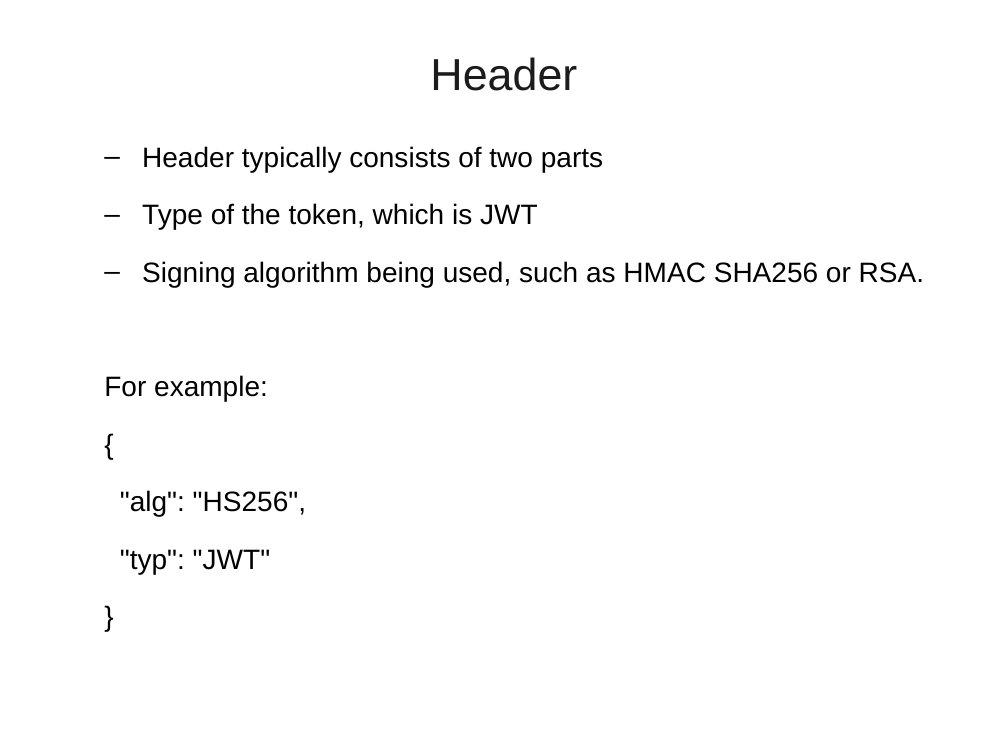
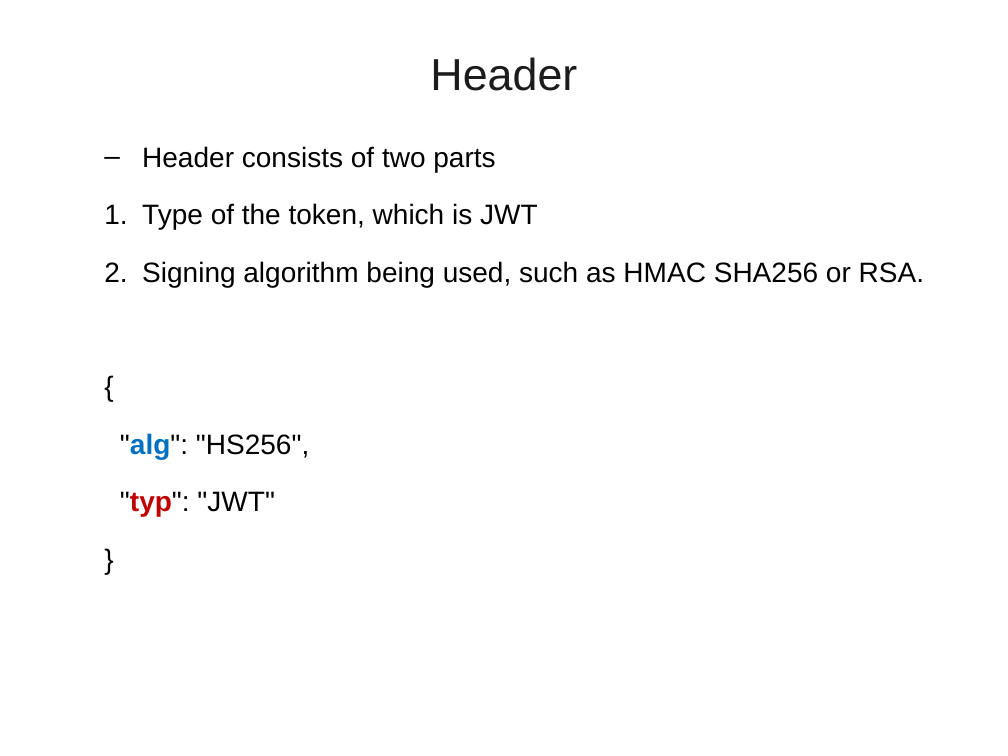
Before and after one commit to vatsanTraining/freshers_dec_2021, a slide deck: slide 21 of MicroService_Module_2.ppt (slide 30 before the commit). Drawn at 1008x756 pixels with LibreOffice and Linux fonts; fonts in the diff are those of the drawing; background and template pictures are left out. Boxes give left, top, right and bottom in pixels: in the first picture for what was removed or moved away, otherwise in the second. Text is boxed around its words. In the diff, an @@ line names an element or a change of style, - is before the commit and + after.

```diff
--- a/MicroService_Module_2.ppt
+++ b/MicroService_Module_2.ppt
@@ text at (142,146,495,172): text changed @@
-  – Header typically consists of two parts
+  – Header consists of two parts
@@ text at (120,203,924,516): text colour #000000 to #0070C0 in ""alg":"; bold on in ""alg":", ""typ":"; text colour #000000 to #C00000 in ""typ":"; bullet – to 1. @@
@@ text at (104,375,268,401): paragraph removed @@
-  For example:
```
Also in this commit, not shown: 12 other slides changed, 22 slides added, 34 slides removed.
